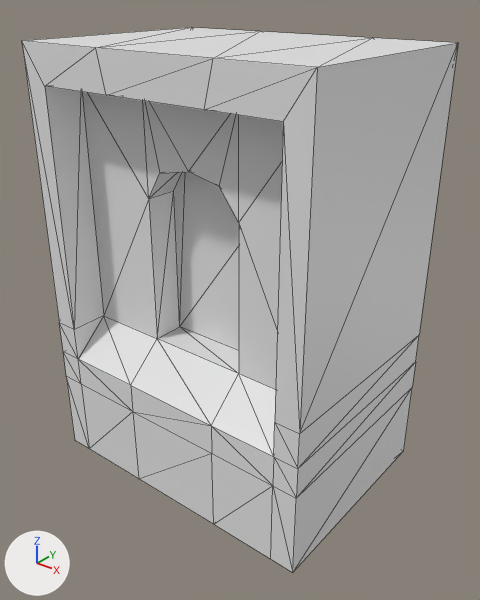
The FBX model Assets/Models/Environment/ST_Temple_A_01.fbx: old version first, new version second.
Both versions are drawn from a 50 mm camera at (72.42, -10.23, 10.32) aimed at (64.37, -0.17, 4.08). Arrows for +X, +Y and +Z are at lower left; the lights stay in place. Mesh edges are drawn as thin lines. Where no turn or scale is listed for an object, it has been applied to the vertices.

Objects in the first picture: 'ST_Temple_A_01'.
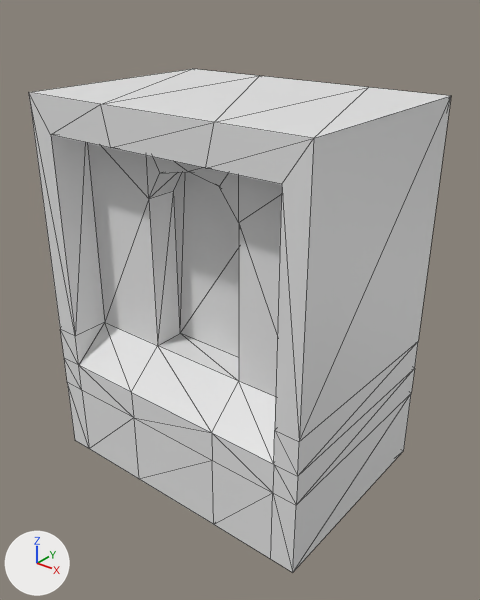
The newer file is also turned or shifted as a whole; pictures and numbers use the older file's frame.

The change, as JSON lines over the scene's bpy script:
```json
{"block": "me_mesh", "where": "me_mesh.from_pydata(...)  # 82 vertices, 160 faces; spans x -3.27..3.27, y -2.36..2.36, z 0.0..9.25"}
{"block": "me_mesh", "where": "# used by ob_st_temple_a_01; location = (64.16, 0.0, 0.0)"}
{"block": "me_mesh", "change": "me_mesh part 1: all 8 vertices in x -3.27..3.27, y -2.35..2.36, z 9.25 are moved by (0.0, 0.0, -0.93)"}
{"block": "me_mesh", "change": "me_mesh part 2: all 12 vertices in x -2.74..2.75, y -2.35..2.36, z 8.47..8.48 are moved by (0.0, 0.0, -0.91)"}
{"block": "me_mesh", "change": "me_mesh part 3: all 22 vertices in x -3.27..3.27, y -2.36..-0.8, z 1.86..3.29 are moved by (0.0, 0.0, -0.17)"}
{"block": "me_mesh", "change": "me_mesh part 4: all 3 vertices in x 3.27, y 2.36, z 1.83..3.2 are moved by (0.0, 0.0, -0.17)"}
```

Where the change shows, as pixel boxes (x1, y1, x2, y2) in the pictures (480 x 600 px; the box of a moved part takes in the faces that stretch with it):
```json
{"object": "ST_Temple_A_01", "change": "reshaped", "before": [22, 27, 458, 572], "after": [29, 69, 451, 572], "on screen": "8% shorter"}
{"part": 1, "of": "me_mesh", "change": "moved or reshaped", "before": [22, 27, 458, 432], "after": [29, 69, 451, 441]}
{"part": 2, "of": "me_mesh", "change": "moved or reshaped", "before": [45, 86, 300, 434], "after": [51, 135, 299, 441]}
{"part": 3, "of": "me_mesh", "change": "moved or reshaped", "before": [59, 172, 300, 572], "after": [60, 172, 299, 572]}
{"part": 4, "of": "me_mesh", "change": "moved or reshaped", "before": [293, 44, 458, 572], "after": [293, 97, 451, 572]}
```
